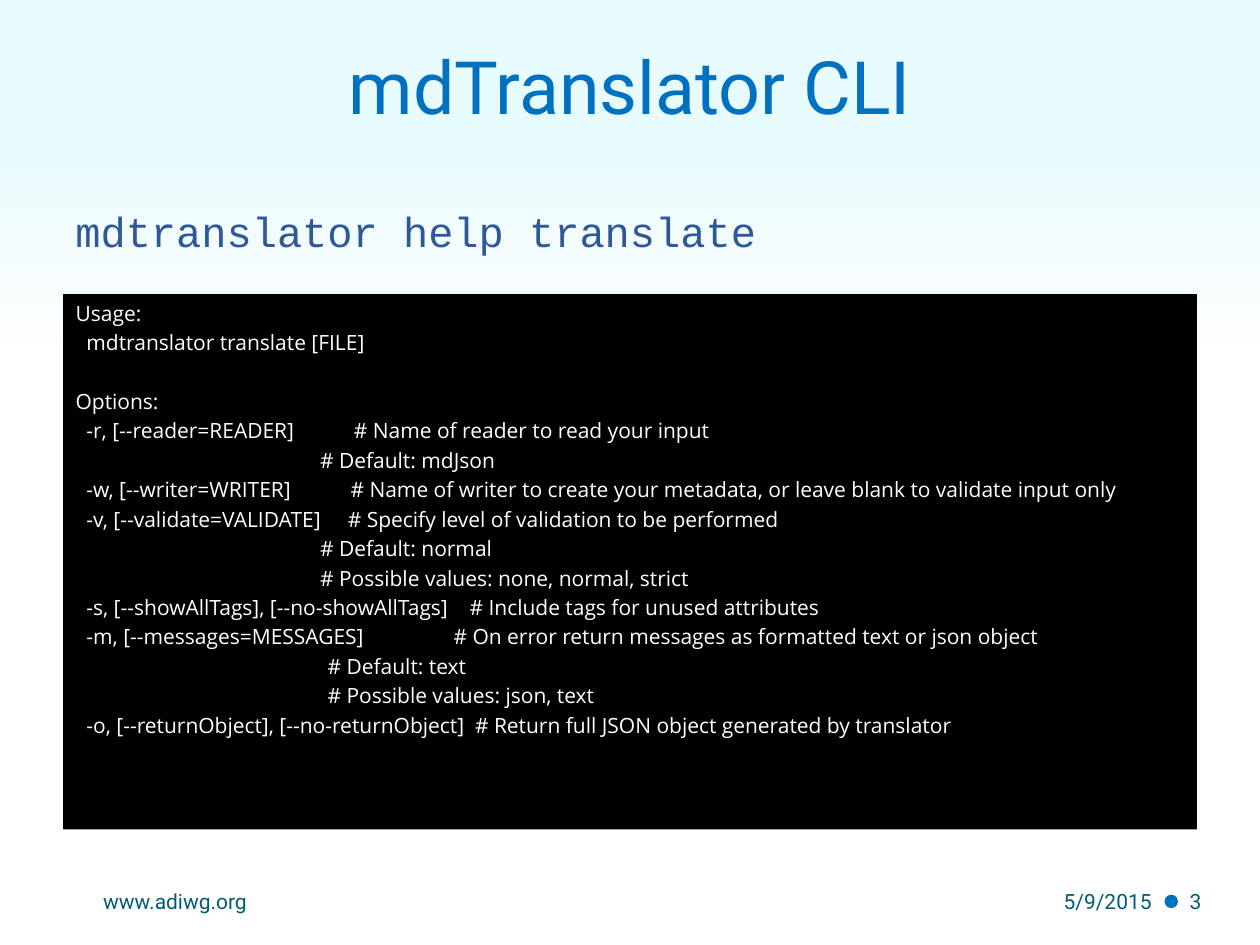
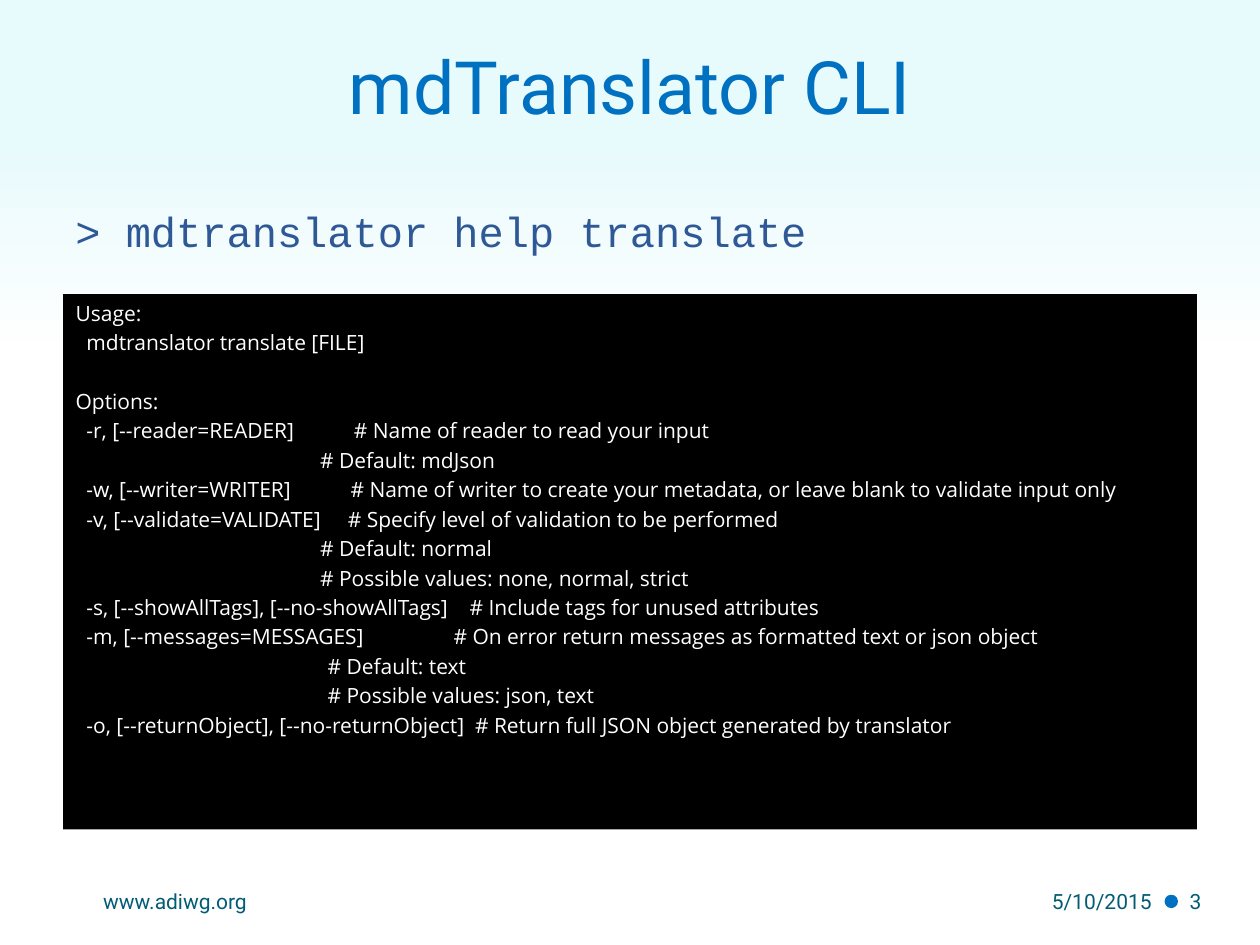
Before and after one commit to adiwg/mdWorkshop, a slide deck: slide 3 of S3.2-CLI_Integration.pptx. Drawn at 1260x945 pixels with LibreOffice and Linux fonts; fonts in the diff are those of the drawing; background and template pictures are left out. Boxes give left, top, right and bottom in pixels: in the first picture for what was removed or moved away, otherwise in the second. Text is boxed around its words. In the diff, an @@ line names an element or a change of style, - is before the commit and + after.

```diff
--- a/S3.2-CLI_Integration.pptx
+++ b/S3.2-CLI_Integration.pptx
@@ text at box(126, 217, 807, 256): text changed @@
-mdtranslator help translate
+> mdtranslator help translate
@@ text at box(1052, 894, 1152, 911): text changed @@
-5/9/2015
+5/10/2015
```
Also in this commit, not shown: 3 other slides changed, 1 slide added, 4 other files.
